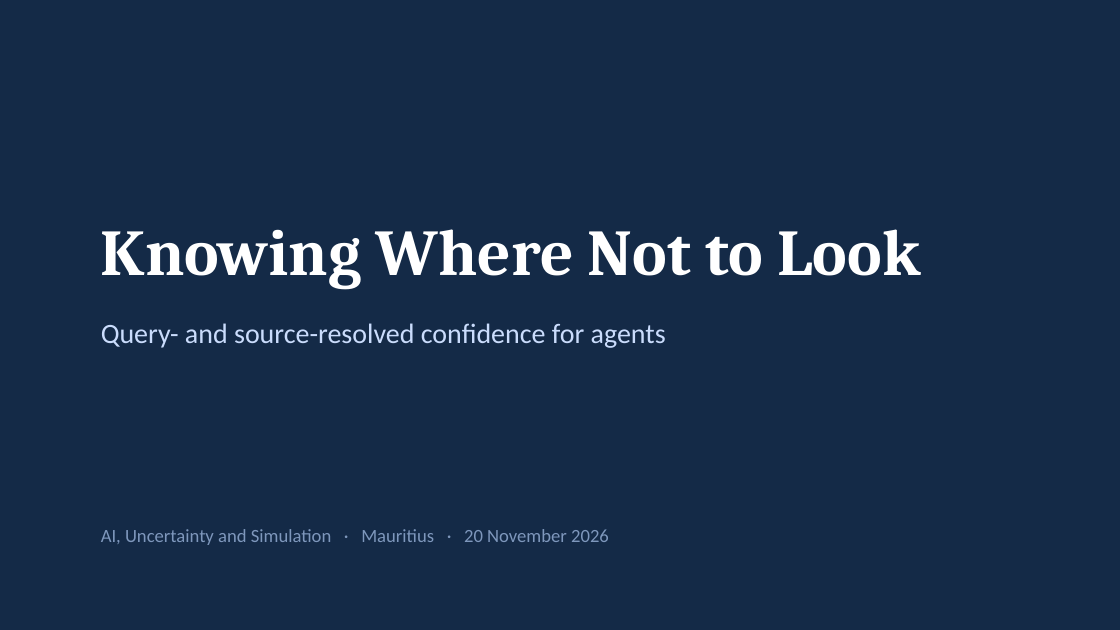
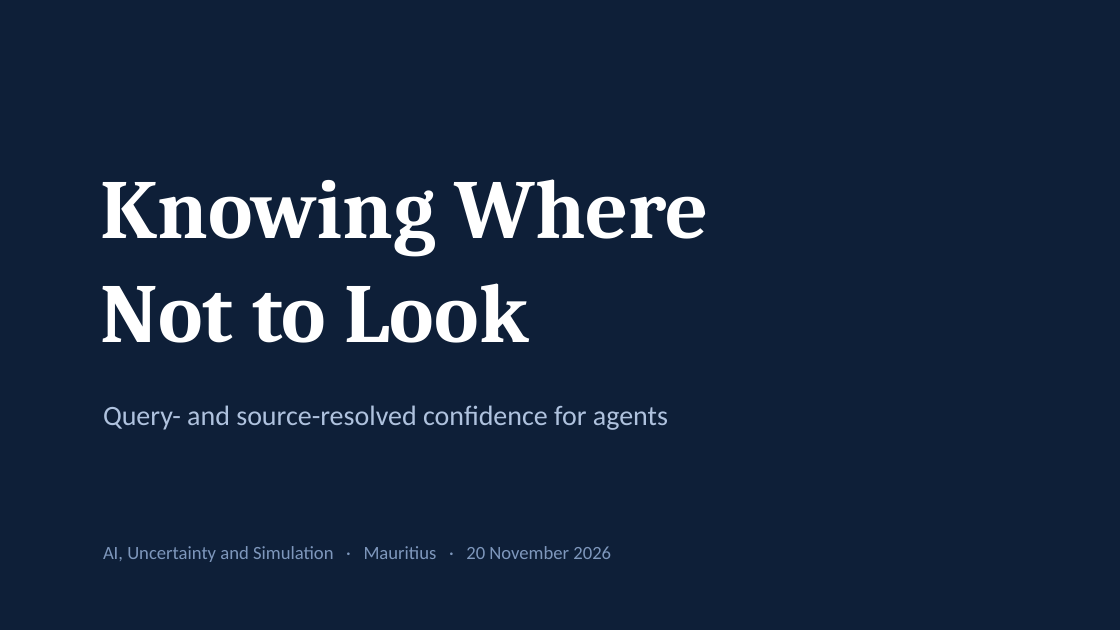
Before and after one commit to shecode-hue/knowing-where-not-to-look, a slide deck: slide 1 of presentation/knowing_where_not_to_look.pptx. Drawn at 1120x630 pixels with LibreOffice and Linux fonts; fonts in the diff are those of the drawing. Boxes give left, top, right and bottom in pixels: in the first picture for what was removed or moved away, otherwise in the second. Text is boxed around its words. In the diff, an @@ line names an element or a change of style, - is before the commit and + after.

```diff
--- a/presentation/knowing_where_not_to_look.pptx
+++ b/presentation/knowing_where_not_to_look.pptx
@@ background #142A47 to #0E1F38 @@
@@ text at [101, 179, 709, 343]: text changed; size 42 to 54 pt @@
-Knowing Where Not to Look
+Knowing Where
+Not to Look
@@ text "Query- and source-resolved confidence for ...": place and size @@
-text "Query- and source-resolved confidence for ..." at [101, 323, 666, 348]
+text "Query- and source-resolved confidence for ..." at [103, 405, 668, 430]
@@ text "Query- and source-resolved confidence for ..." at [103, 405, 668, 430]: text colour #CADCFC to #AFC2DE @@
@@ text "AI, Uncertainty and Simulation · ...": place and size @@
-text "AI, Uncertainty and Simulation · ..." at [101, 529, 609, 545]
+text "AI, Uncertainty and Simulation · ..." at [103, 546, 611, 562]
```
Also in this commit, not shown: 12 other slides changed, 3 other files.
